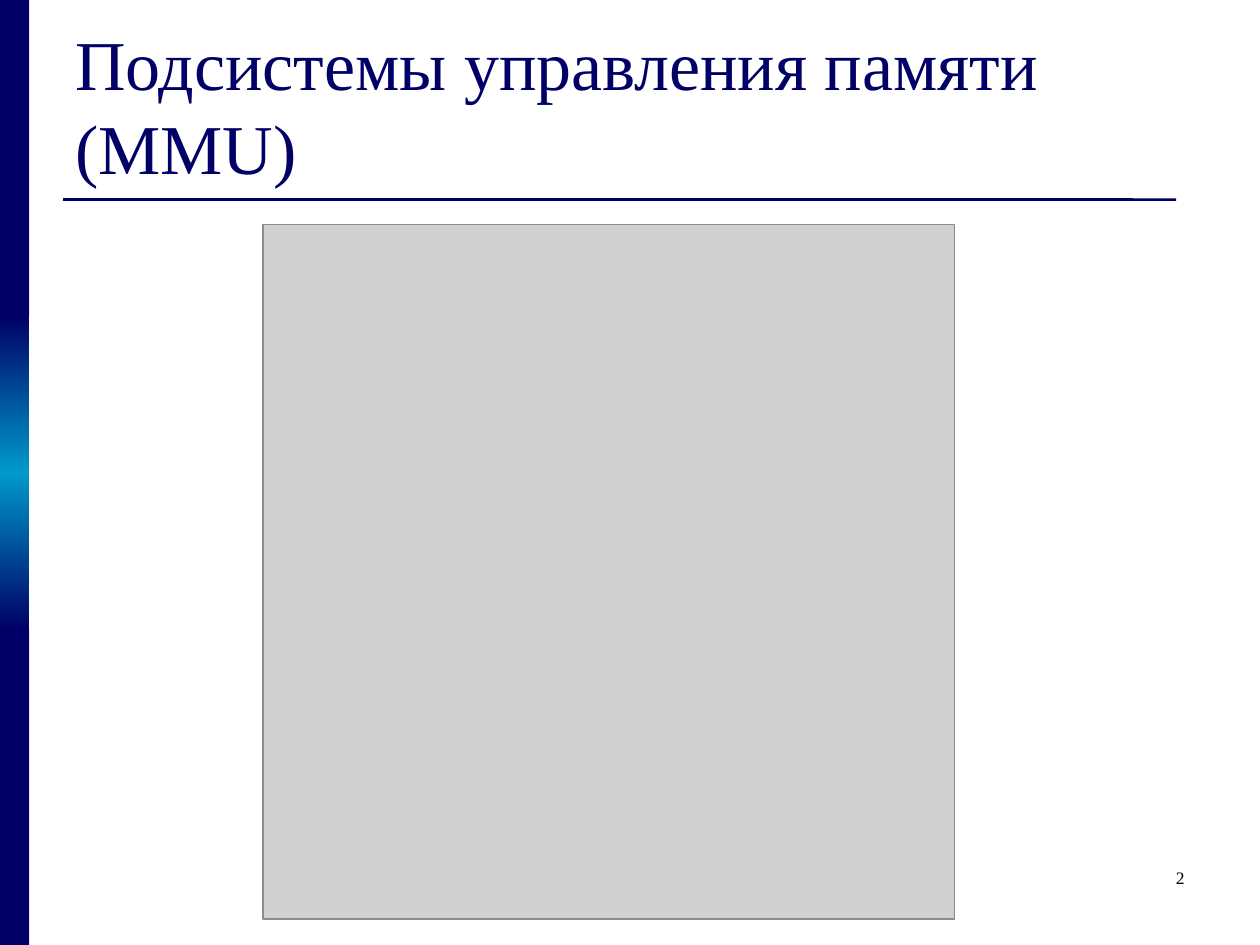
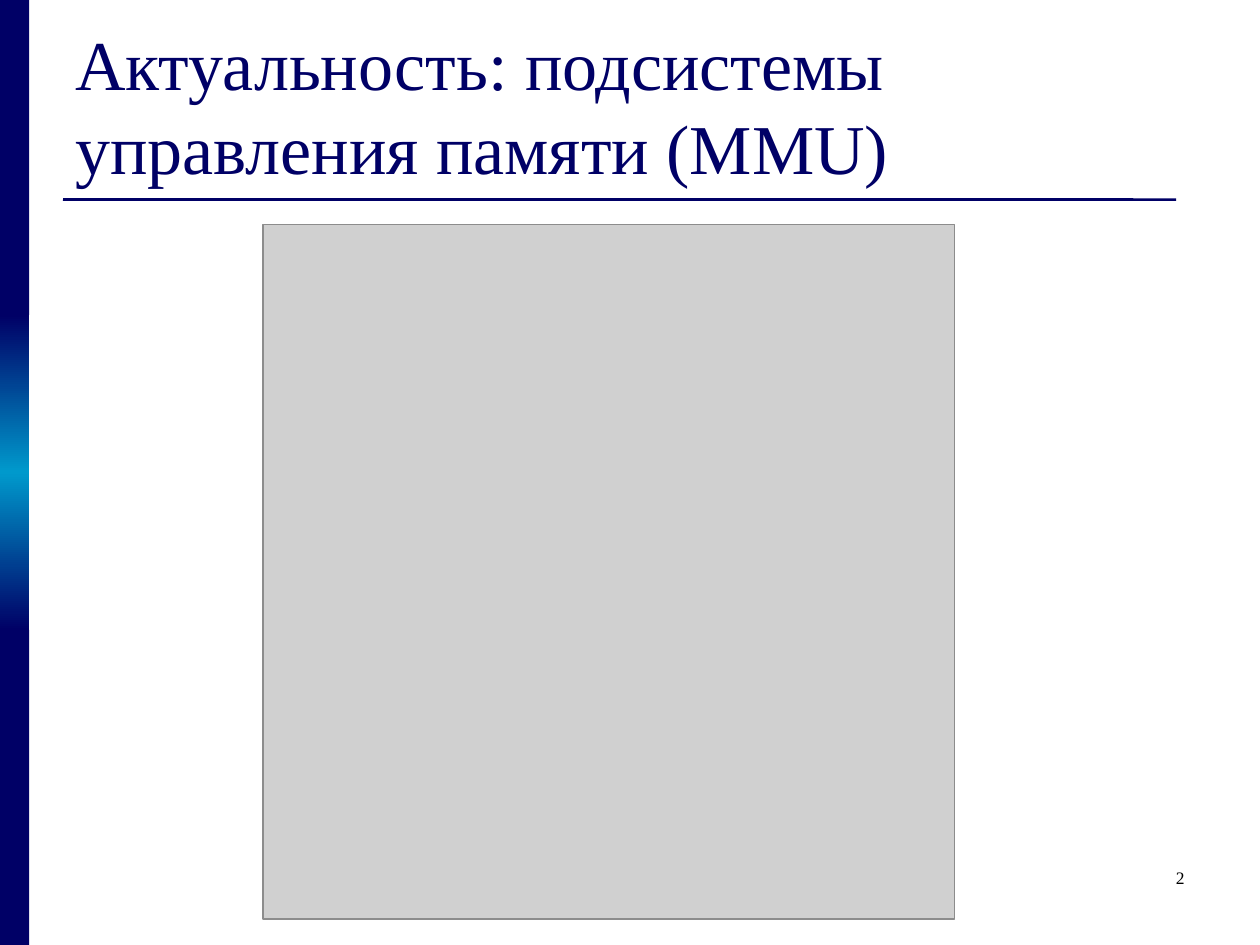
Before and after one commit to kornevgen/tesla-project, a slide deck: slide 2 of papers/THESIS/talks/z2611.ppt. Drawn at 1260x945 pixels with LibreOffice and Linux fonts; fonts in the diff are those of the drawing; grey boxes stand for pictures. Boxes give left, top, right and bottom in pixels: in the first picture for what was removed or moved away, otherwise in the second. Text is boxed around its words. In the diff, an @@ line names an element or a change of style, - is before the commit and + after.

```diff
--- a/papers/THESIS/talks/z2611.ppt
+++ b/papers/THESIS/talks/z2611.ppt
@@ title at (x1=75, y1=43, x2=889, y2=187): text changed @@
-Подсистемы управления памяти (MMU)
+Актуальность: подсистемы управления памяти (MMU)
```
Also in this commit, not shown: 2 other slides changed.
